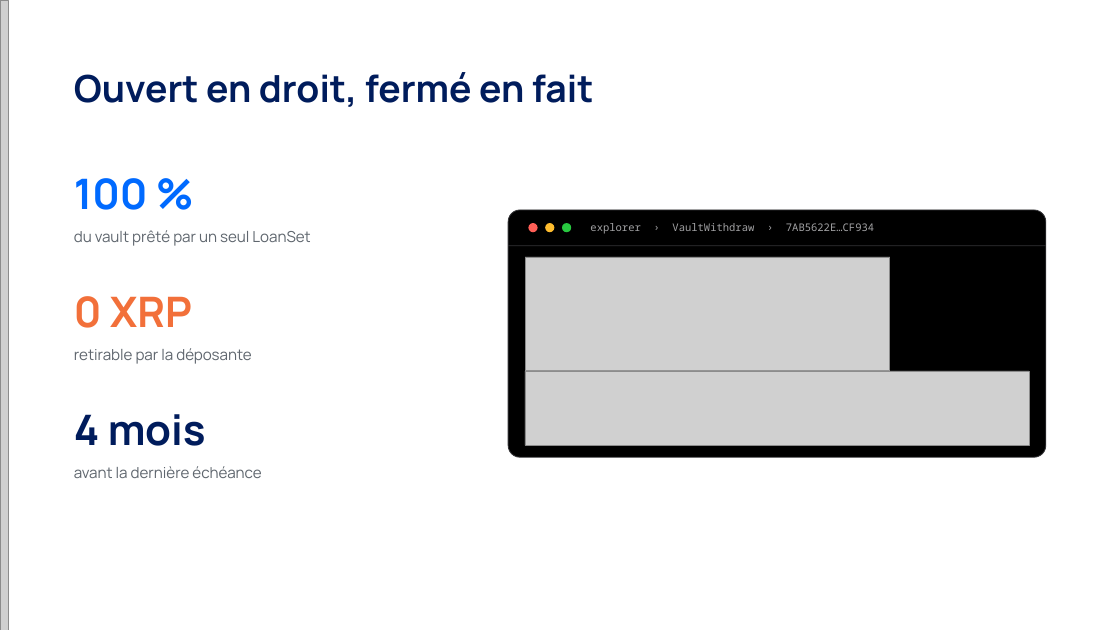
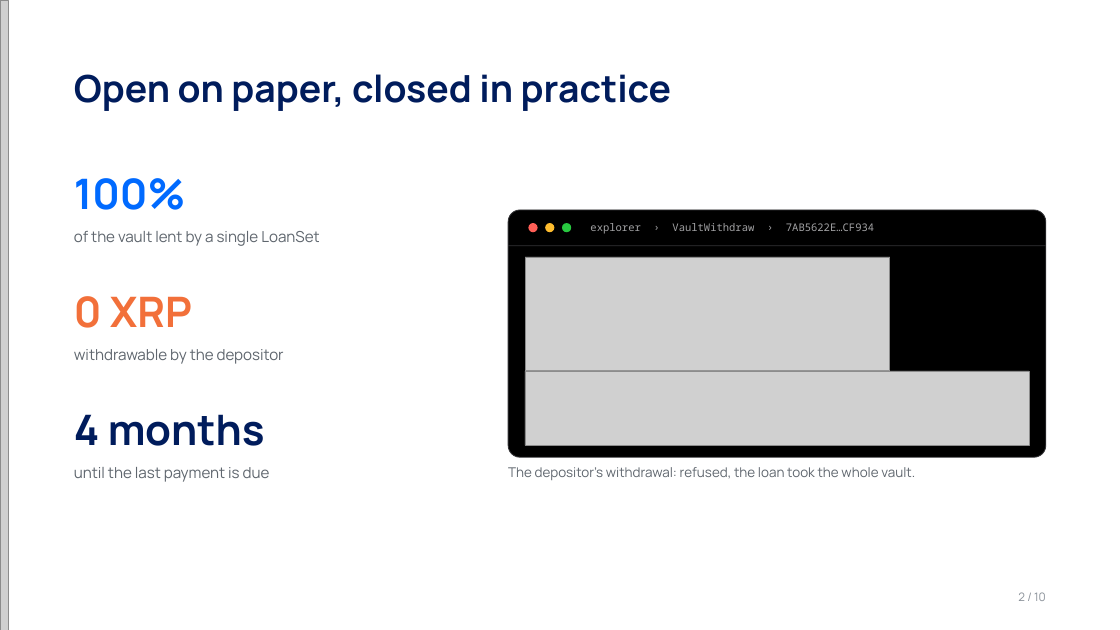
Before and after one commit to charlyppr/exit-lane-xrpl, a slide deck: slide 2 of deck/exit-lane.pptx. Drawn at 1120x630 pixels with LibreOffice and Linux fonts; fonts in the diff are those of the drawing; grey boxes stand for pictures. Boxes give left, top, right and bottom in pixels: in the first picture for what was removed or moved away, otherwise in the second. Text is boxed around its words. In the diff, an @@ line names an element or a change of style, - is before the commit and + after.

```diff
--- a/deck/exit-lane.pptx
+++ b/deck/exit-lane.pptx
@@ text at (74, 74, 671, 111): text changed @@
-Ouvert en droit, fermé en fait
+Open on paper, closed in practice
@@ text at (74, 178, 185, 210): spaces changed @@
-100 %
+100%
@@ text at (74, 231, 319, 246): text changed @@
-du vault prêté par un seul LoanSet
+of the vault lent by a single LoanSet
@@ text at (74, 349, 284, 364): text changed @@
-retirable par la déposante
+withdrawable by the depositor
@@ text at (74, 414, 265, 446): text changed @@
-4 mois
+4 months
@@ text at (74, 467, 270, 482): text changed @@
-avant la dernière échéance
+until the last payment is due
@@ text added at (508, 467, 915, 480), 11.5 pt, text #5F666E @@
+The depositor's withdrawal: refused, the loan took the whole vault.
@@ text added at (1018, 592, 1046, 601), 10 pt, text #8A9199 @@
+2 / 10
```
Also in this commit, not shown: 8 other slides changed, 1 slide added, 1 slide removed, 4 other files.
